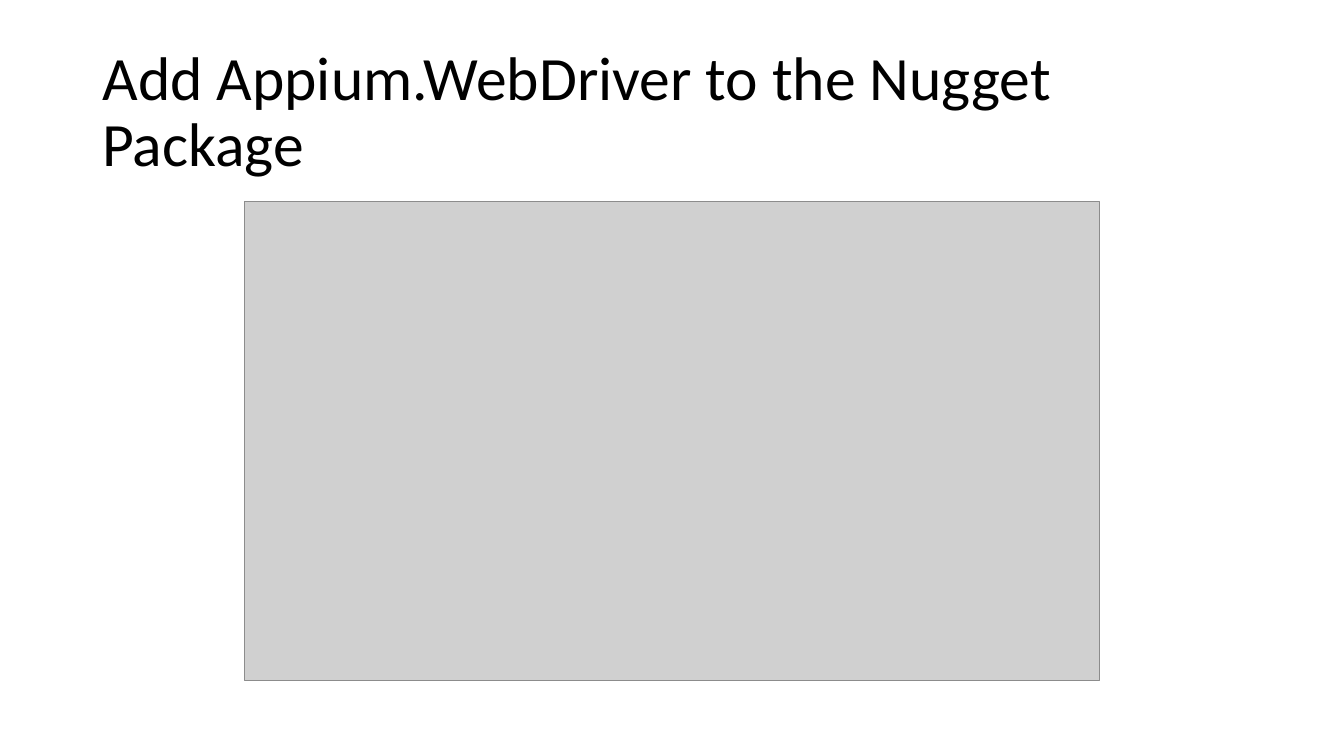
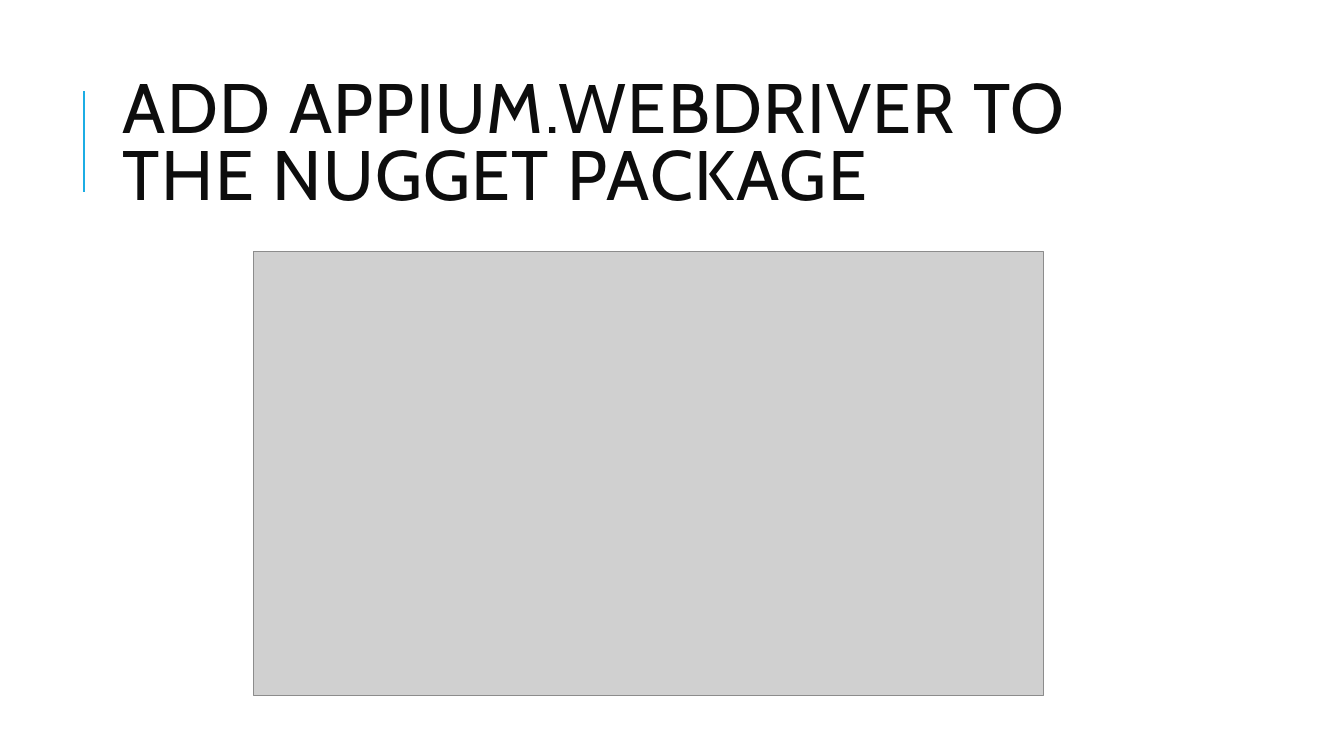
Before and after one commit to seyous/SAMQinetic, a slide deck: slide 18 of Documents/Automation Setup.pptx (slide 21 before the commit). Drawn at 1344x756 pixels with LibreOffice and Linux fonts; fonts in the diff are those of the drawing; grey boxes stand for pictures. Boxes give left, top, right and bottom in pixels: in the first picture for what was removed or moved away, otherwise in the second. Text is boxed around its words. In the diff, an @@ line names an element or a change of style, - is before the commit and + after.

```diff
--- a/Documents/Automation Setup.pptx
+++ b/Documents/Automation Setup.pptx
@@ title at (123,83,1064,201): text changed; size 44 to 50 pt; font Calibri to Cabin; text colour #000000 to #0D0D0D @@
-Add Appium.WebDriver to the Nugget Package
+ADD APPIUM.WEBDRIVER TO THE NUGGET PACKAGE
@@ line added from (84, 192) to (84, 91), #1CADE4 1.5 pt @@
@@ picture: place and size @@
-picture at (245,202,1100,682)
+picture at (254,252,1045,696)
```
Also in this commit, not shown: 14 other slides changed, 7 slides added, 7 slides removed.
